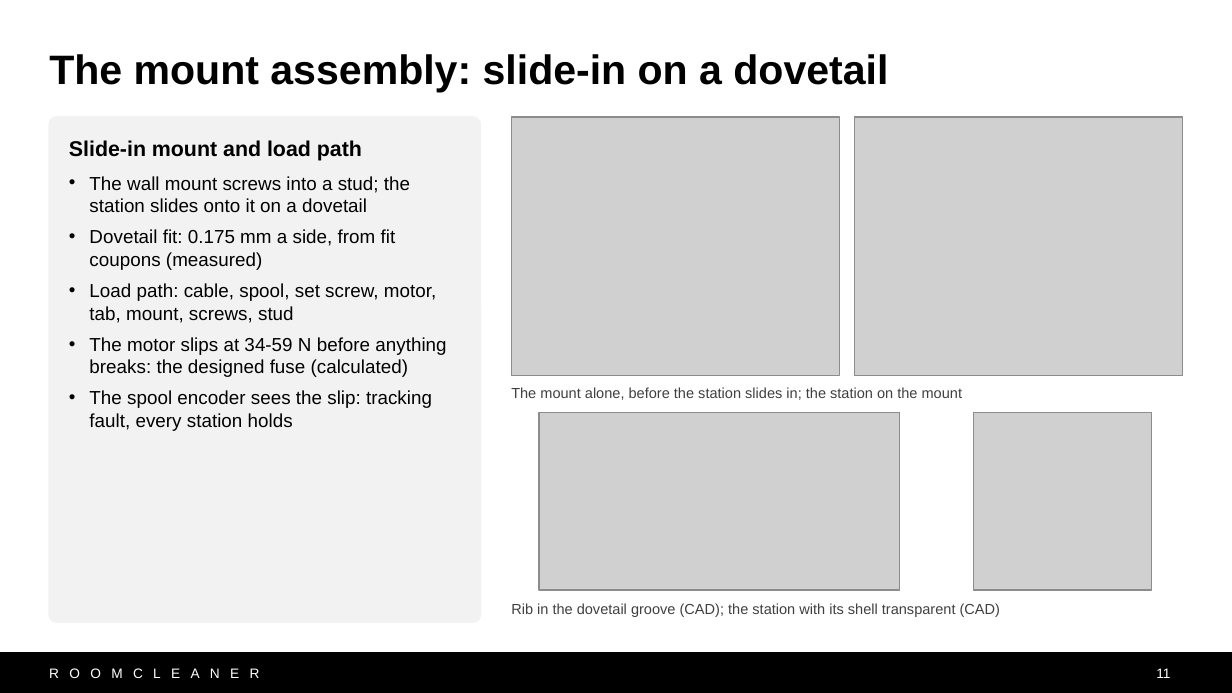
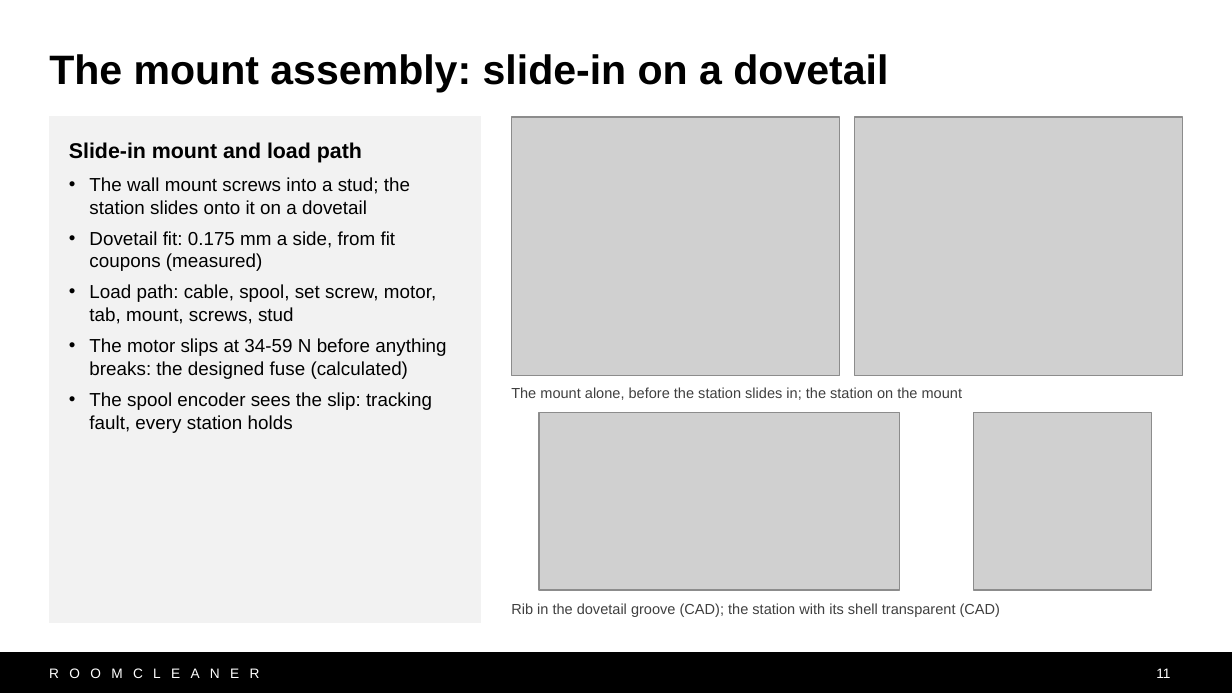
Before and after one commit to Jaspario1199/RoomCleaner, a slide deck: slide 11 of docs/presentation/deck_v10/RoomCleaner_Buntinx_v10.pptx. Drawn at 1232x693 pixels with LibreOffice and Linux fonts; fonts in the diff are those of the drawing; grey boxes stand for pictures. Boxes give left, top, right and bottom in pixels: in the first picture for what was removed or moved away, otherwise in the second. Text is boxed around its words. In the diff, an @@ line names an element or a change of style, - is before the commit and + after.

```diff
--- a/docs/presentation/deck_v10/RoomCleaner_Buntinx_v10.pptx
+++ b/docs/presentation/deck_v10/RoomCleaner_Buntinx_v10.pptx
@@ rectangle "Slide-in mount and load path": place and size @@
-rectangle "Slide-in mount and load path" at (89,176,446,431)
+rectangle "Slide-in mount and load path" at (49,117,480,622)
@@ rectangle "Slide-in mount and load path" at (49,117,480,622): fill none to #F2F2F2; outline none to #F2F2F2 0.75 pt @@
@@ rounded rectangle removed at (49,117,480,622) @@
@@ text in rectangle at (69,142,362,163): paragraph added @@
+Slide-in mount and load path
@@ text removed at (69,140,362,161) @@
-Slide-in mount and load path
```
Also in this commit, not shown: 15 other slides changed, 4 other files.
